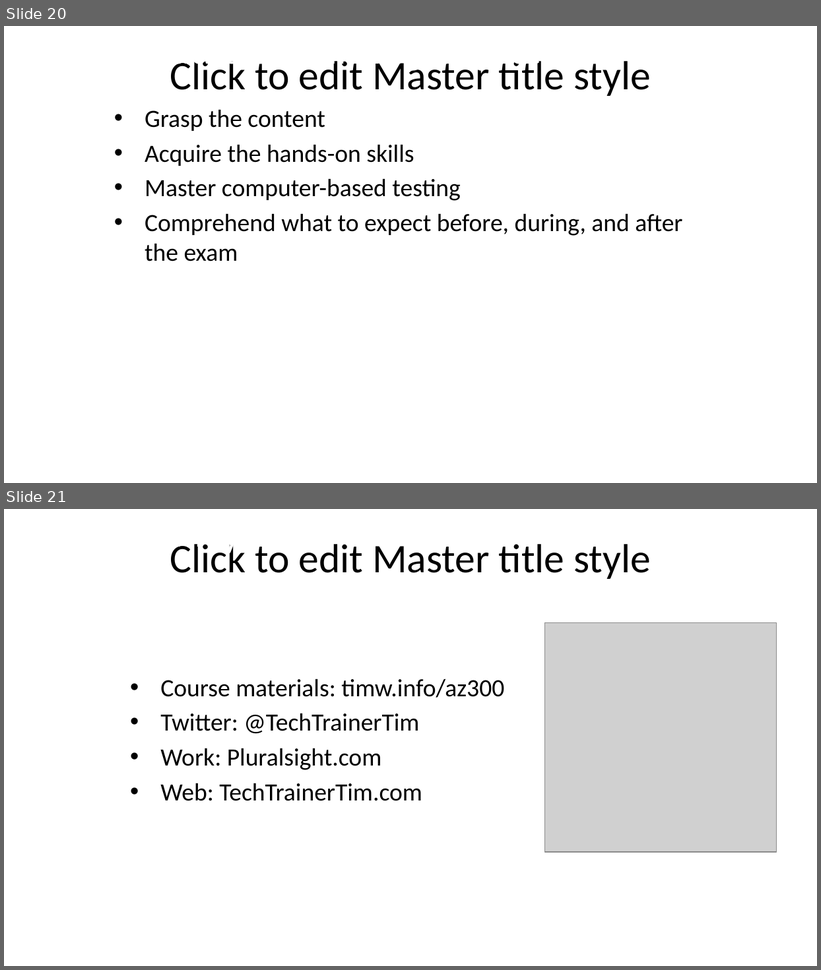
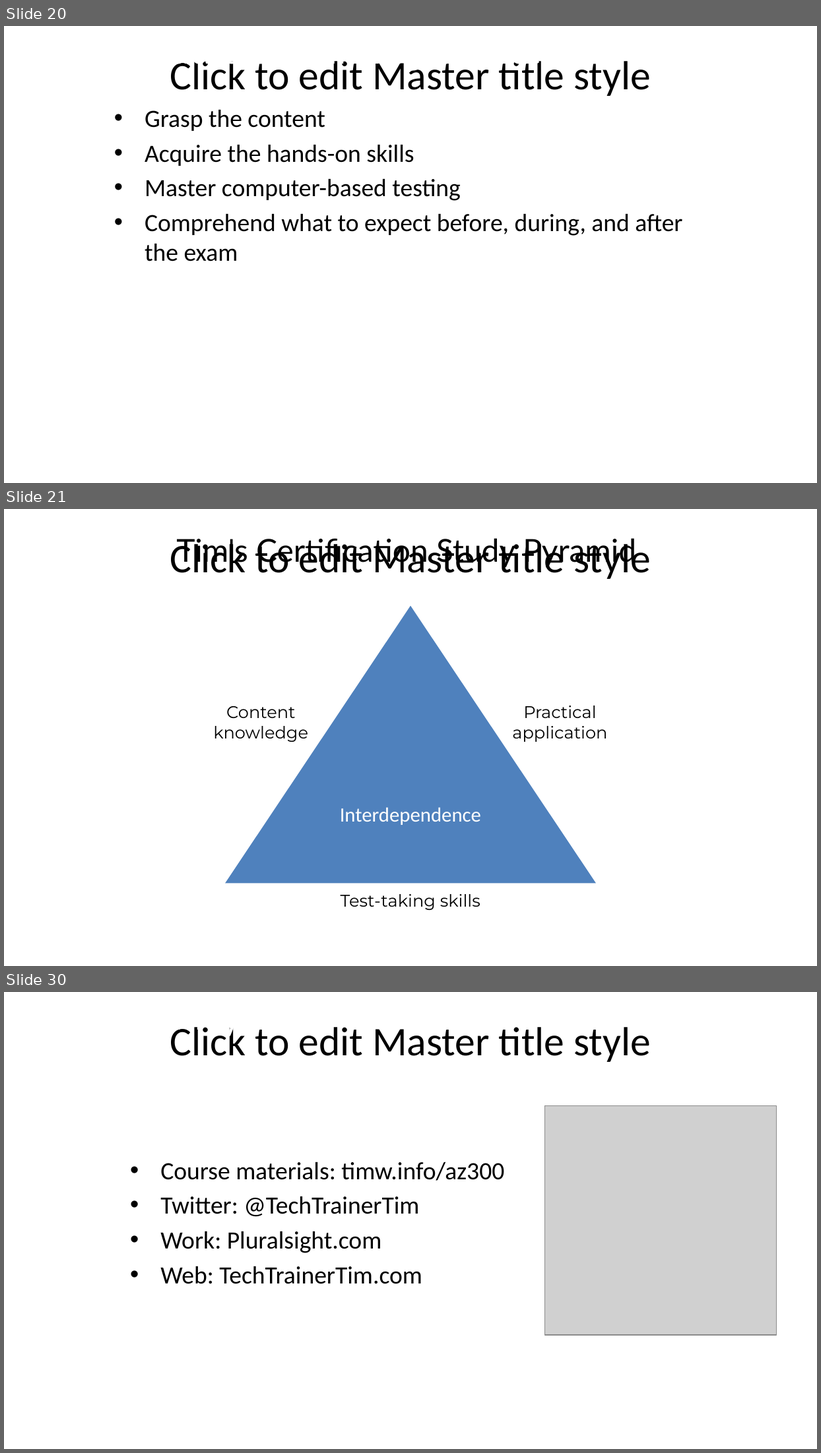
Before and after one commit to timothywarner/azure-arch-crash-course, a slide deck: warner-AZ300.pptx. Shown one above the other, each under a label of ours: slides 20 and 21 before the commit, slides 20, 21 and 30 after it; the slides between them are not shown. The pictures are 821x970 and 821x1453 pixels, drawn with LibreOffice and Linux fonts; fonts in the diff are those of the drawing; grey boxes stand for pictures; background and template pictures are left out. Boxes give left, top, right and bottom in pixels: in the first picture for what was removed or moved away, otherwise in the second. Text is boxed around its words. In the diff, an @@ line names an element or a change of style, - is before the commit and + after.

```diff
--- a/warner-AZ300.pptx
+++ b/warner-AZ300.pptx
@@ slide 21 added at box(4, 509, 817, 966), background picture (left out); not listed: 1 template element that a slide beside it also shows @@
@@ text added at box(176, 538, 636, 568), 28 pt, text #000000 @@
+Tim's Certification Study Pyramid
@@ triangle added at box(225, 606, 596, 883), fill #4F81BD, 18 pt, text #FFFFFF @@
+Interdependence
@@ text added at box(213, 706, 308, 742), 15 pt, text #000000 @@
+Content knowledge
@@ text added at box(512, 706, 607, 742), 15 pt, text #000000 @@
+Practical application
@@ text added at box(341, 894, 481, 910), 15 pt, text #000000 @@
+Test-taking skills
@@ what was slide 21 is now slide 30 @@
```
Also in this commit, not shown: 8 other slides added, 3 other files.
